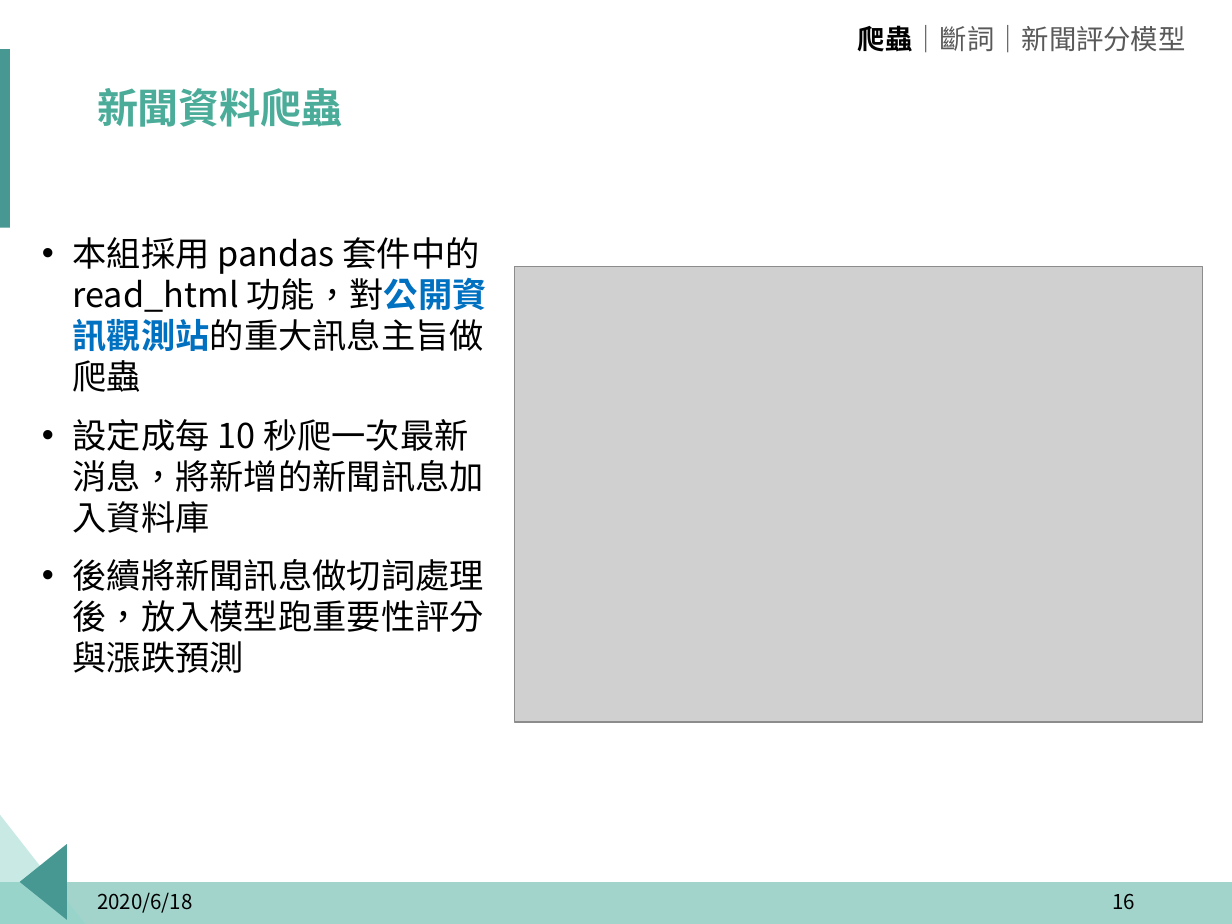
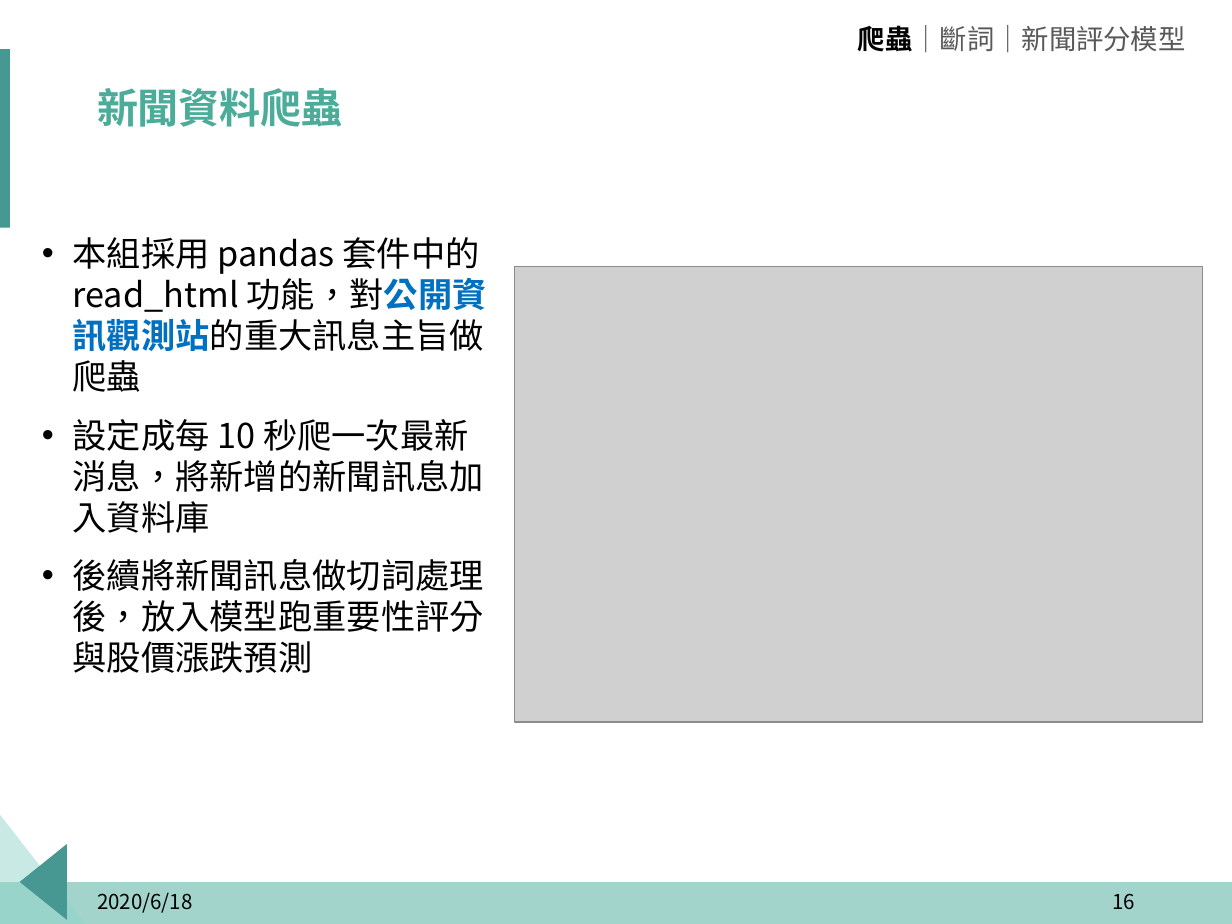
Before and after one commit to p314008dsa/Text-mining, a slide deck: slide 16 of 報告擋/玉山_題目一_組別二.pptx. Drawn at 1232x924 pixels with LibreOffice and Linux fonts; fonts in the diff are those of the drawing; grey boxes stand for pictures; background and template pictures are left out. Boxes give left, top, right and bottom in pixels: in the first picture for what was removed or moved away, otherwise in the second. Text is boxed around its words. In the diff, an @@ line names an element or a change of style, - is before the commit and + after.

```diff
--- a/報告擋/玉山_題目一_組別二.pptx
+++ b/報告擋/玉山_題目一_組別二.pptx
@@ text at [73,559,484,673]: text changed @@
-• 後續將新聞訊息做切詞處理後，放入模型跑重要性評分與漲跌預測
+• 後續將新聞訊息做切詞處理後，放入模型跑重要性評分與股價漲跌預測
```
Also in this commit, not shown: 1 other file.
